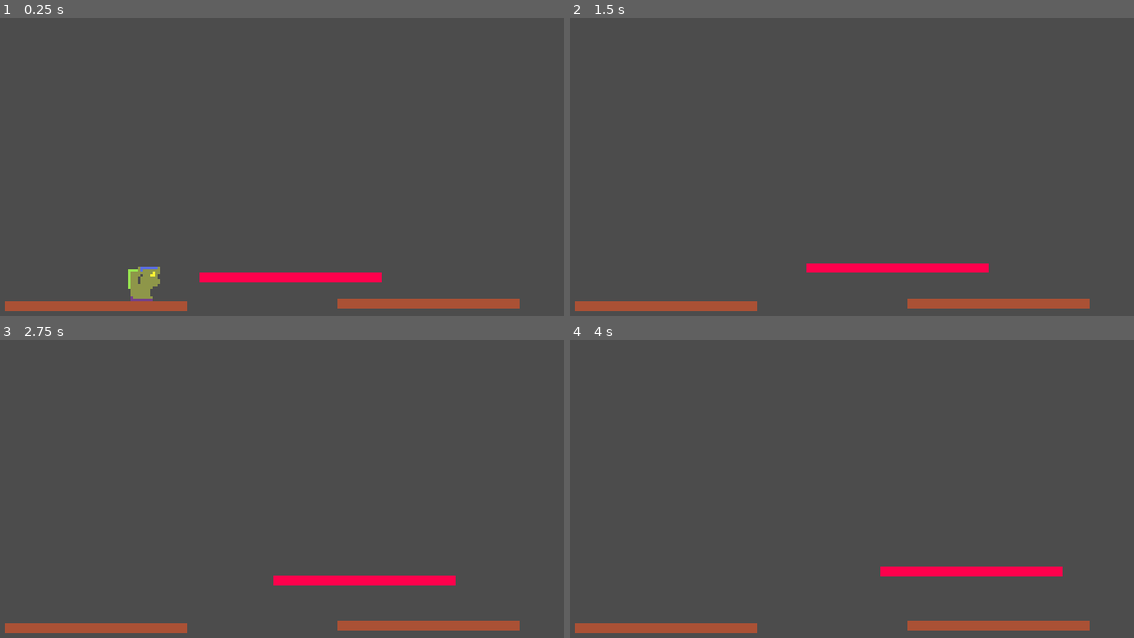
Above: before the commit, frames 1-4 (two rows, left to right).
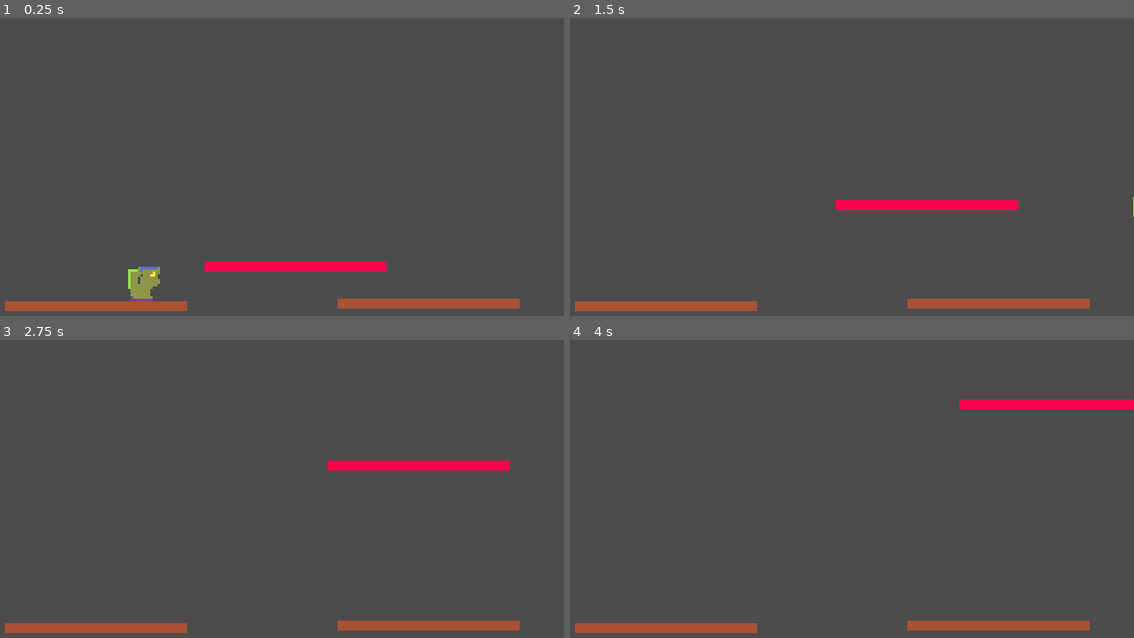
Above: after the commit, the same moments.

Repository: sugarvoid/winter-break-jam
Game: Godot game, scene res://game/game.tscn
The game is run twice, just before and just after one commit, with the same random seed, the same clock (stepped at 60 frames per second) and the same inputs. The project has no main scene, so this scene is started directly.
Inputs:
- Up to frame 1 (0.25 s): no input
- Up to frame 2 (1.5 s): hold D (move_right) from 0.53 s (still down); tap W (jump) at 0.6, 0.77, 1.07 s; tap Space (dash) at 1.35 s
- Up to frame 3 (2.75 s): tap W (jump) at 1.52, 1.55, 1.82, 2.1 s; release D (move_right) at 2.03 s; hold A (move_left) from 2.03 s (still down)
- Up to frame 4 (4 s): release A (move_left) at 2.78 s; hold D (move_right) from 2.78 s (still down); tap Space (dash) at 2.85 s; tap W (jump) at 3.02, 3.05, 3.32, 3.6, 3.77 s

The runs differ from the first frame. In frame 1, 2.1% of the frame differs, in the area x 35-69%, y 81-89%; in frame 2, 2.1%; in frame 3, 2.1%; in frame 4, 2.1%.

Commit message:
Change moving platform to kinematicBody2d and lower player gravity

Diff:
--- a/game/game.tscn
+++ b/game/game.tscn
@@ -29,3 +29,4 @@
 
 [node name="MovingPlatform" parent="." instance=ExtResource( 5 )]
 position = Vector2( 126, 106 )
+motion/sync_to_physics = false
--- a/game/platform/moving_platform.gd
+++ b/game/platform/moving_platform.gd
@@ -1,4 +1,4 @@
-extends StaticBody2D
+extends KinematicBody2D
 
 
 # Declare member variables here. Examples:
@@ -11,4 +11,4 @@
 	pass # Replace with function body.
 
 func _process(delta) -> void:
-	self.position += Vector2(12, -3) * delta
+	self.position += Vector2(20, -20) * delta
--- a/game/platform/moving_platform.tscn
+++ b/game/platform/moving_platform.tscn
@@ -6,11 +6,13 @@
 [sub_resource type="RectangleShape2D" id=1]
 extents = Vector2( 37, 2 )
 
-[node name="MovingPlatform" type="StaticBody2D"]
+[node name="MovingPlatform" type="KinematicBody2D"]
+motion/sync_to_physics = true
 script = ExtResource( 2 )
 
 [node name="CollisionShape2D" type="CollisionShape2D" parent="."]
 shape = SubResource( 1 )
+one_way_collision = true
 
 [node name="Sprite" type="Sprite" parent="."]
 scale = Vector2( 9.25, 0.5 )
--- a/game/player/player.gd
+++ b/game/player/player.gd
@@ -8,16 +8,16 @@
 onready var animated_sprite: AnimatedSprite = get_node("AnimatedSprite")
 
 var velocity: Vector2 = Vector2.ZERO
-var speed: float =  300.0
-var acceleration: float = 0.3
+var speed: float =  200.0
+var acceleration: float = 0.2
 var friction: float = 1.0
-var gravity: float = 2500.0
+var gravity: float = 1500.0
 var horizontal_direction: int
 
 var jumps: int = 0
-var jump_strength: float =  500.0
+var jump_strength: float =  350.0
 var max_jumps: int = 2
-var extra_jump_strength: float = 400.0
+var extra_jump_strength: float = 280.0
 
 var is_dashing: bool = false
 var is_grounded: bool
--- a/game/player/player.tscn
+++ b/game/player/player.tscn
@@ -15,9 +15,8 @@
 "speed": 5.0
 } ]
 
-[sub_resource type="CapsuleShape2D" id=3]
-radius = 5.0
-height = 4.0
+[sub_resource type="RectangleShape2D" id=3]
+extents = Vector2( 4.5, 1 )
 
 [node name="Player" type="KinematicBody2D"]
 script = ExtResource( 1 )
@@ -26,4 +25,5 @@
 frames = SubResource( 2 )
 
 [node name="CollisionShape2D" type="CollisionShape2D" parent="."]
+position = Vector2( -0.5, 6 )
 shape = SubResource( 3 )
